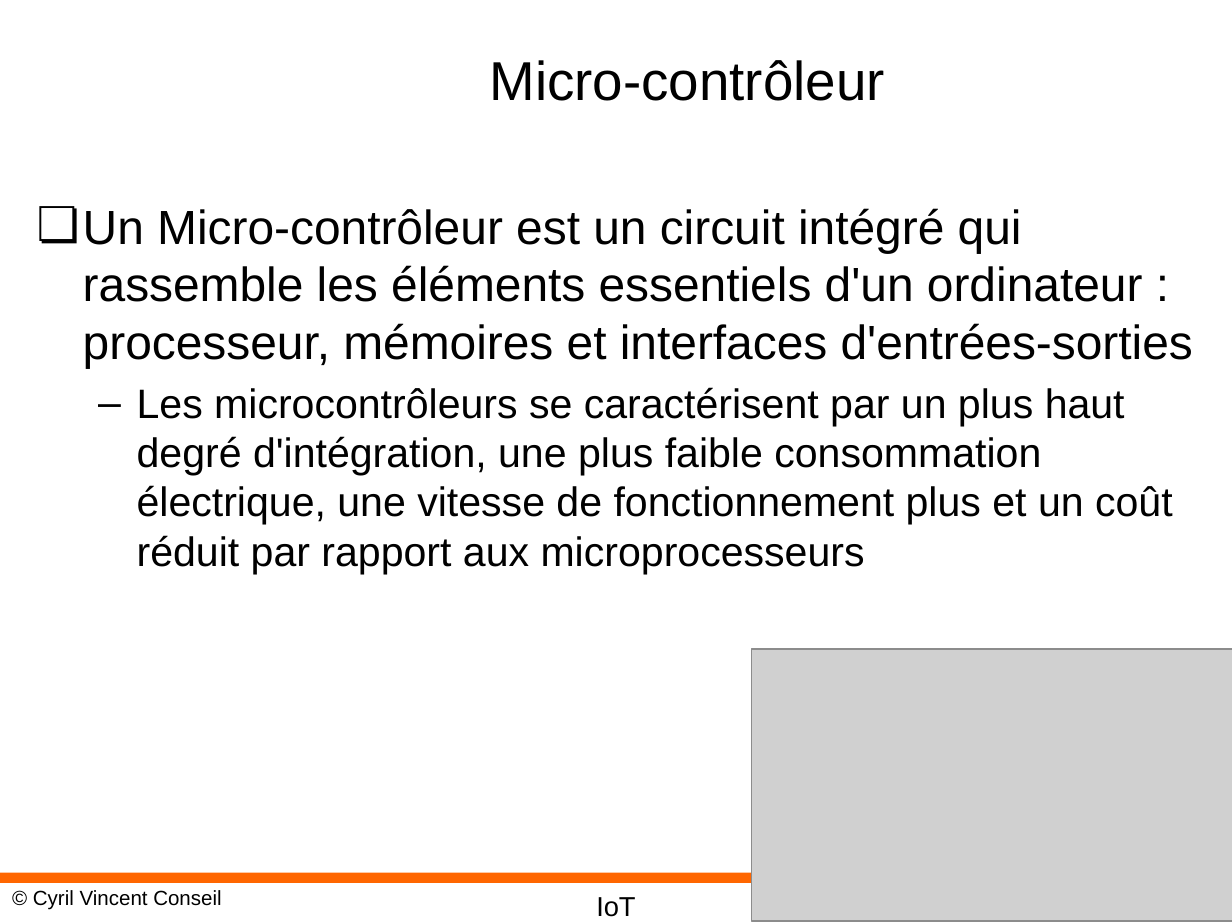
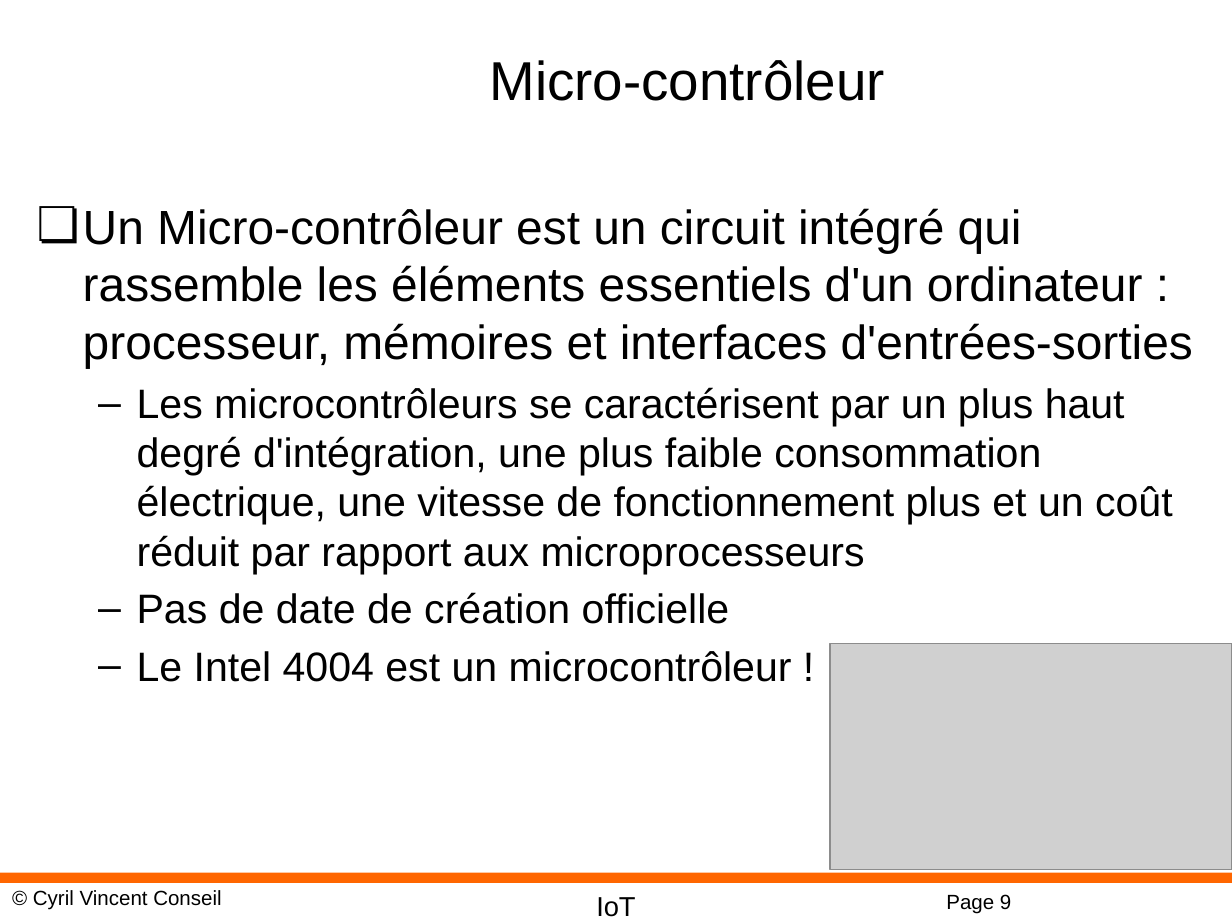
Before and after one commit to cyrilvincent/IoT, a slide deck: slide 9 of ppt/IoT01-Intro.pptx (slide 7 before the commit). Drawn at 1232x924 pixels with LibreOffice and Linux fonts; fonts in the diff are those of the drawing; grey boxes stand for pictures; background and template pictures are left out. Boxes give left, top, right and bottom in pixels: in the first picture for what was removed or moved away, otherwise in the second. Text is boxed around its words. In the diff, an @@ line names an element or a change of style, - is before the commit and + after.

```diff
--- a/ppt/IoT01-Intro.pptx
+++ b/ppt/IoT01-Intro.pptx
@@ text at (x1=137, y1=592, x2=792, y2=682): paragraphs added @@
+  – Pas de date de création officielle
+  – Le Intel 4004 est un microcontrôleur !
@@ picture resized from (x1=752, y1=649, x2=1232, y2=922) to (x1=830, y1=643, x2=1232, y2=870) @@
@@ page number at (x1=946, y1=894, x2=1011, y2=914): text changed @@
-Page 7
+Page 9
```
Also in this commit, not shown: 8 other slides changed, 4 slides added, 1 slide removed, 10 other files.
